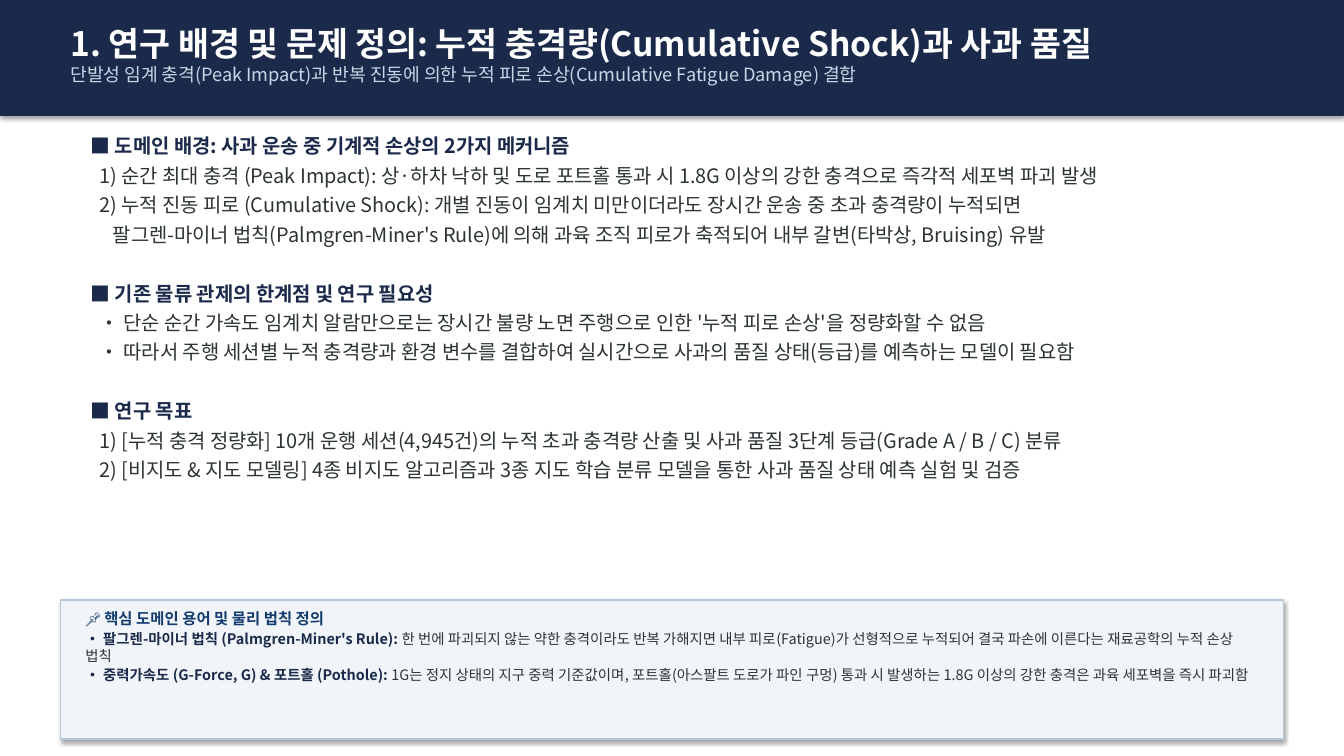
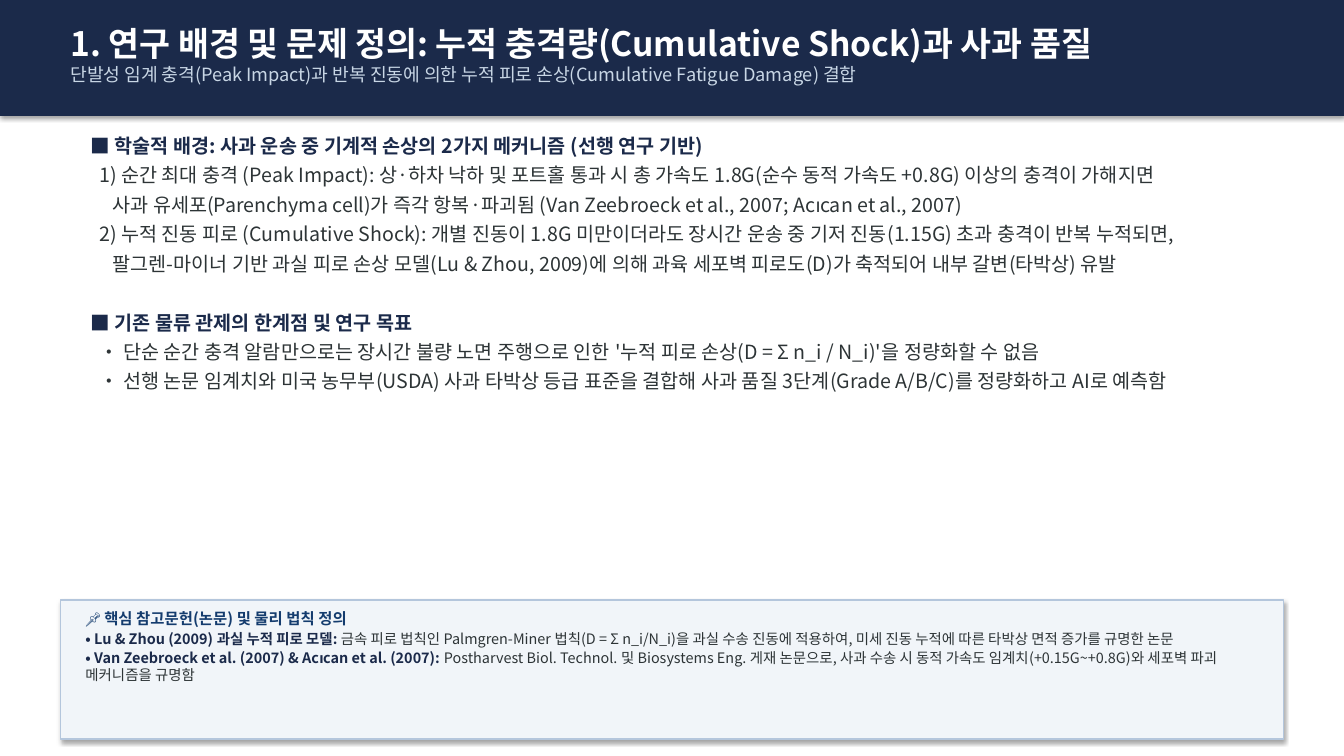
Before and after one commit to sungmin9910/prediction, a slide deck: slide 2 of 사과_운송_이상충격_예측_발표자료.pptx. Drawn at 1344x756 pixels with LibreOffice and Linux fonts; fonts in the diff are those of the drawing. Boxes give left, top, right and bottom in pixels: in the first picture for what was removed or moved away, otherwise in the second. Text is boxed around its words. In the diff, an @@ line names an element or a change of style, - is before the commit and + after.

Commit message:
docs: Ground Grade A/B/C criteria in peer-reviewed papers (Lu & Zhou 2009, Van Zeebroeck 2007) and USDA Apple Grade standards

```diff
--- a/사과_운송_이상충격_예측_발표자료.pptx
+++ b/사과_운송_이상충격_예측_발표자료.pptx
@@ text at box(99, 136, 1174, 392): text changed; size 14.2 to 14 pt @@
-■ 도메인 배경: 사과 운송 중 기계적 손상의 2가지 메커니즘
-1) 순간 최대 충격 (Peak Impact): 상·하차 낙하 및 도로 포트홀 통과 시 1.8G 이상의 강한 충격으로 즉각적 세포벽 파괴 발생
-2) 누적 진동 피로 (Cumulative Shock): 개별 진동이 임계치 미만이더라도 장시간 운송 중 초과 충격량이 누적되면
-팔그렌-마이너 법칙(Palmgren-Miner's Rule)에 의해 과육 조직 피로가 축적되어 내부 갈변(타박상, Bruising) 유발
-■ 기존 물류 관제의 한계점 및 연구 필요성
-• 단순 순간 가속도 임계치 알람만으로는 장시간 불량 노면 주행으로 인한 '누적 피로 손상'을 정량화할 수 없음
-• 따라서 주행 세션별 누적 충격량과 환경 변수를 결합하여 실시간으로 사과의 품질 상태(등급)를 예측하는 모델이 필요함
-■ 연구 목표
-1) [누적 충격 정량화] 10개 운행 세션(4,945건)의 누적 초과 충격량 산출 및 사과 품질 3단계 등급(Grade A / B / C) 분류
-2) [비지도 & 지도 모델링] 4종 비지도 알고리즘과 3종 지도 학습 분류 모델을 통한 사과 품질 상태 예측 실험 및 검증
+■ 학술적 배경: 사과 운송 중 기계적 손상의 2가지 메커니즘 (선행 연구 기반)
+1) 순간 최대 충격 (Peak Impact): 상·하차 낙하 및 포트홀 통과 시 총 가속도 1.8G(순수 동적 가속도 +0.8G) 이상의 충격이 가해지면
+사과 유세포(Parenchyma cell)가 즉각 항복·파괴됨 (Van Zeebroeck et al., 2007; Acıcan et al., 2007)
+2) 누적 진동 피로 (Cumulative Shock): 개별 진동이 1.8G 미만이더라도 장시간 운송 중 기저 진동(1.15G) 초과 충격이 반복 누적되면,
+팔그렌-마이너 기반 과실 피로 손상 모델(Lu & Zhou, 2009)에 의해 과육 세포벽 피로도(D)가 축적되어 내부 갈변(타박상) 유발
+■ 기존 물류 관제의 한계점 및 연구 목표
+• 단순 순간 충격 알람만으로는 장시간 불량 노면 주행으로 인한 '누적 피로 손상(D = Σ n_i / N_i)'을 정량화할 수 없음
+• 선행 논문 임계치와 미국 농무부(USDA) 사과 타박상 등급 표준을 결합해 사과 품질 3단계(Grade A/B/C)를 정량화하고 AI로 예측함
@@ text at box(85, 611, 1218, 681): text changed @@
-📌 핵심 도메인 용어 및 물리 법칙 정의
-• 팔그렌-마이너 법칙 (Palmgren-Miner's Rule): 한 번에 파괴되지 않는 약한 충격이라도 반복 가해지면 내부 피로(Fatigue)가 선형적으로 누적되어 결국 파손에 이른다는 재료공학의 누적 손상 법칙
-• 중력가속도 (G-Force, G) & 포트홀 (Pothole): 1G는 정지 상태의 지구 중력 기준값이며, 포트홀(아스팔트 도로가 파인 구멍) 통과 시 발생하는 1.8G 이상의 강한 충격은 과육 세포벽을 즉시 파괴함
+📌 핵심 참고문헌(논문) 및 물리 법칙 정의
+• Lu & Zhou (2009) 과실 누적 피로 모델: 금속 피로 법칙인 Palmgren-Miner 법칙(D = Σ n_i/N_i)을 과실 수송 진동에 적용하여, 미세 진동 누적에 따른 타박상 면적 증가를 규명한 논문
+• Van Zeebroeck et al. (2007) & Acıcan et al. (2007): Postharvest Biol. Technol. 및 Biosystems Eng. 게재 논문으로, 사과 수송 시 동적 가속도 임계치(+0.15G~+0.8G)와 세포벽 파괴 메커니즘을 규명함
```
Also in this commit, not shown: 1 other slide changed, 4 other files.
